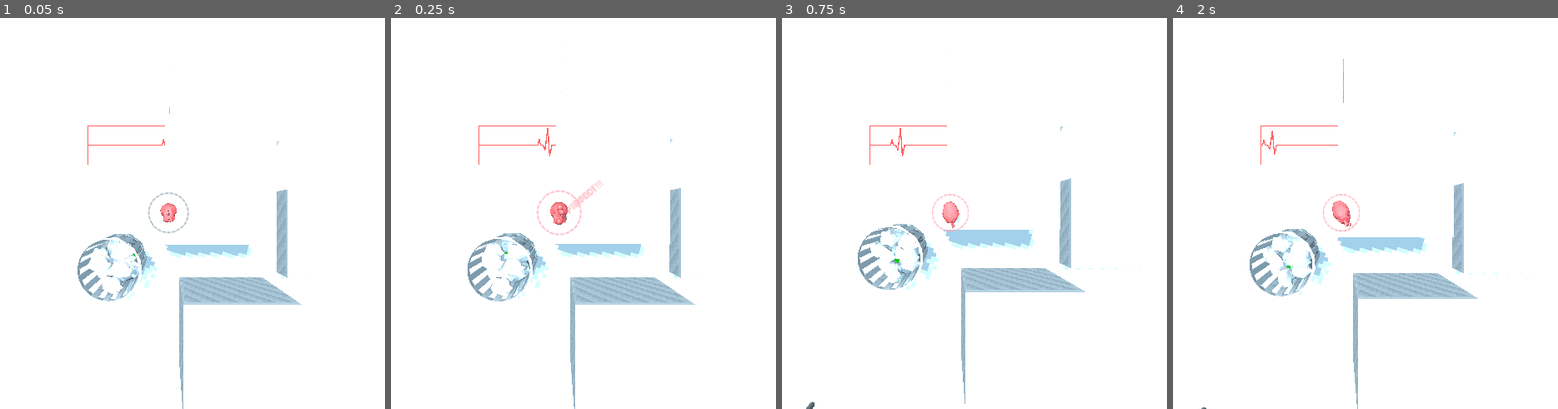
Above: before the commit, frames 1-4 (left to right).
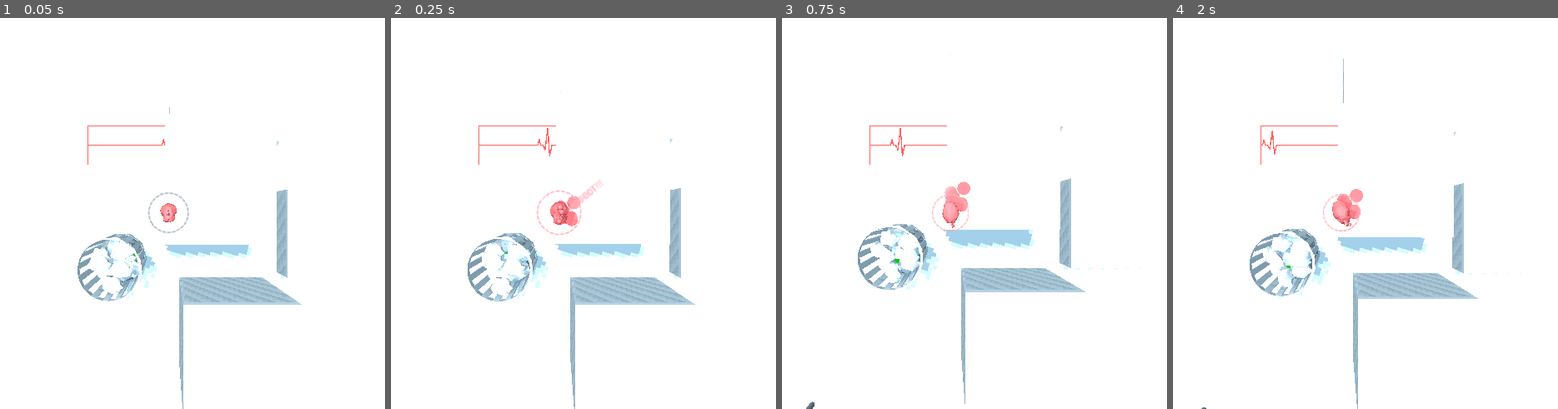
Above: after the commit, the same moments.

Repository: CaptainProton42/ldjam46
Game: Godot game, scene res://TestTopDown.tscn
Two runs of this game, one before a commit and one after it. Both use one fixed random seed, a clock stepped at 60 frames per second and the inputs below.
Inputs (mouse positions are in pixels of both pictures, inside the frame that each line leads up to):
- Up to frame 1 (0.05 s): no input
- Up to frame 2 (0.25 s): no input
- Up to frame 3 (0.75 s): tap Space (restart) at 0.5 s; move the mouse to (1097, 193) at 0.52 s; press the mouse at (1097, 193) at 0.53 s; hold W (forward) from 0.53 s (still down)
- Up to frame 4 (2 s): tap Space (restart) at 1.25 s; move the mouse to (1207, 233) at 1.27 s; release W (forward) at 1.28 s; release the mouse at (1207, 233) at 1.28 s; click (1207, 233) at 1.35 s

Frame 1 is identical in both runs. In frame 2, 0.2% of the frame differs, in the area x 43-50%, y 45-54%; in frame 3, 0.3%, in the area x 42-49%, y 41-50%; in frame 4, 0.3%.

Commit message:
Readded blood trails.

Diff:
--- a/scripts/Heart.gd
+++ b/scripts/Heart.gd
@@ -125,7 +125,7 @@
 				var collision_pos = physics_state.get_contact_collider_position(0)
 				var collision_normal = physics_state.get_contact_local_normal(0)
 				var splatter = splatter_spawner.instance()
-				#get_parent().add_child(splatter)
+				get_parent().add_child(splatter)
 				splatter.look_at(collision_normal.rotated(Vector3(-1.0, 0.0, 0.0), 0.5*PI), Vector3(0.0, 1.0, 0.0))
 				splatter.translation = collision_pos + Vector3(0.0, 0.001, 0.0)
 				linear_damp = 0.8
